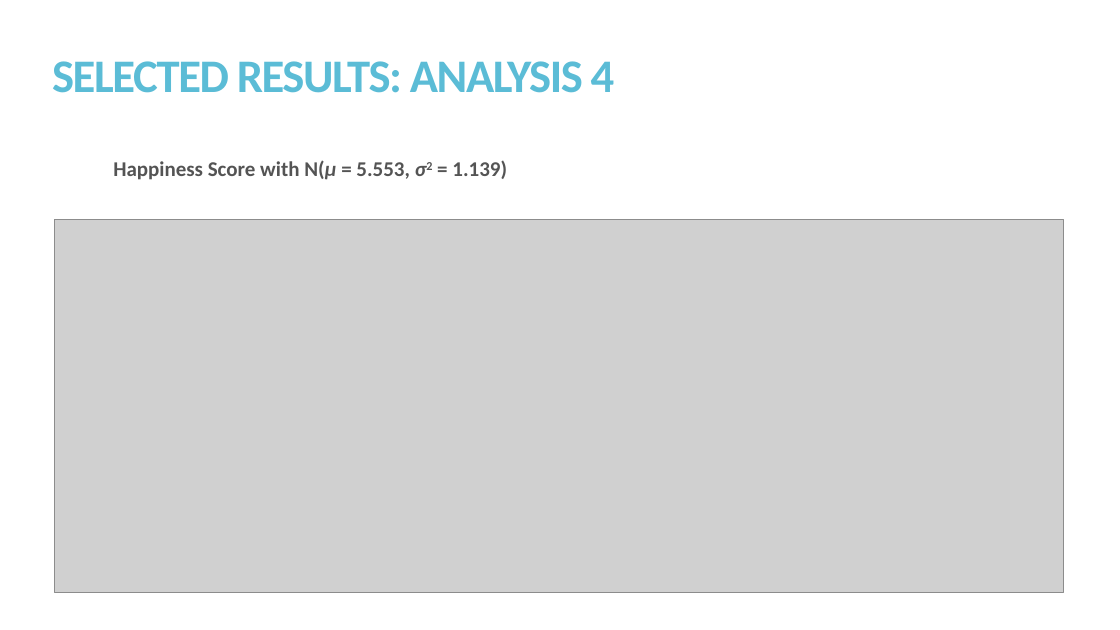
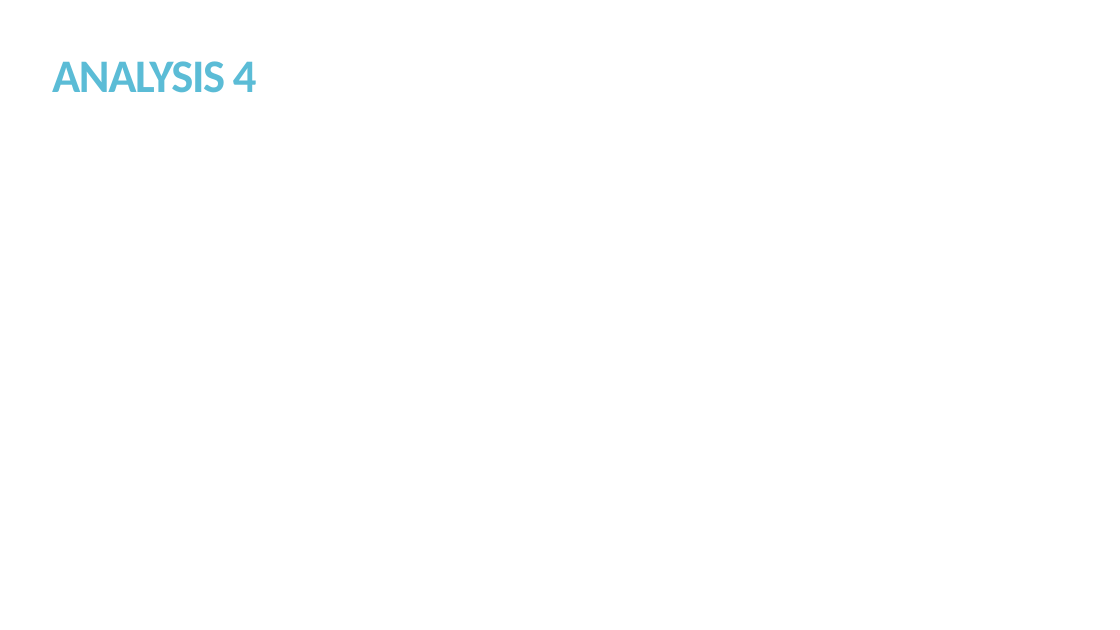
Before and after one commit to kmprioliPROF/MAT_8452_Final_Project, a slide deck: slide 12 of Prioli_Final_Proj.pptx (slide 10 before the commit). Drawn at 1120x630 pixels with LibreOffice and Linux fonts; fonts in the diff are those of the drawing; grey boxes stand for pictures. Boxes give left, top, right and bottom in pixels: in the first picture for what was removed or moved away, otherwise in the second. Text is boxed around its words. In the diff, an @@ line names an element or a change of style, - is before the commit and + after.

```diff
--- a/Prioli_Final_Proj.pptx
+++ b/Prioli_Final_Proj.pptx
@@ title at <box>52,61,257,93</box>: text changed @@
-SELECTED RESULTS: ANALYSIS 4
+ANALYSIS 4
@@ text removed at <box>113,160,507,180</box> @@
-Happiness Score with N(μ = 5.553, σ2 = 1.139)
@@ picture removed at <box>55,219,1064,592</box> @@
```
Also in this commit, not shown: 2 other slides changed, 3 slides added, 1 slide removed.
